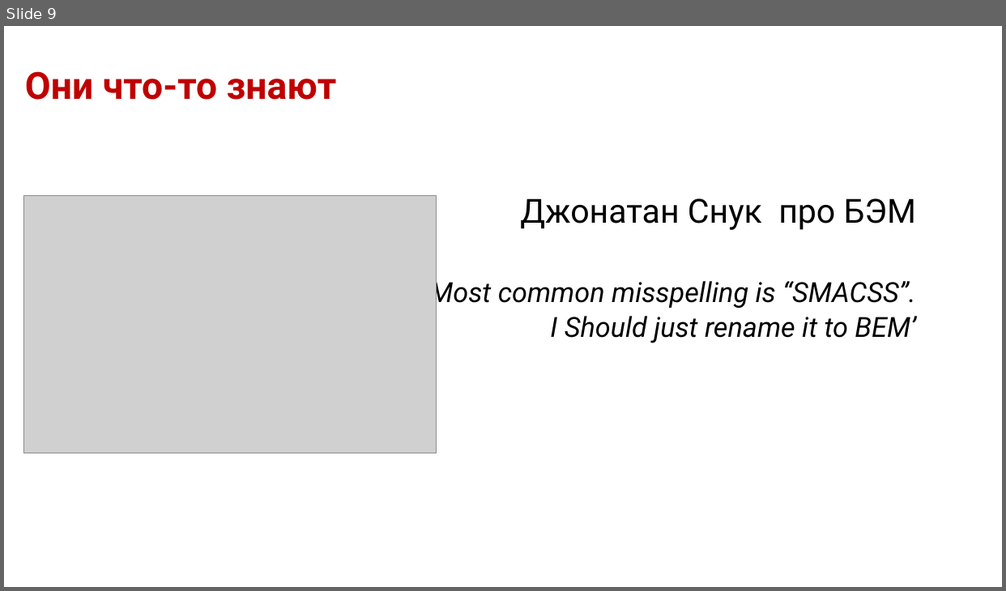
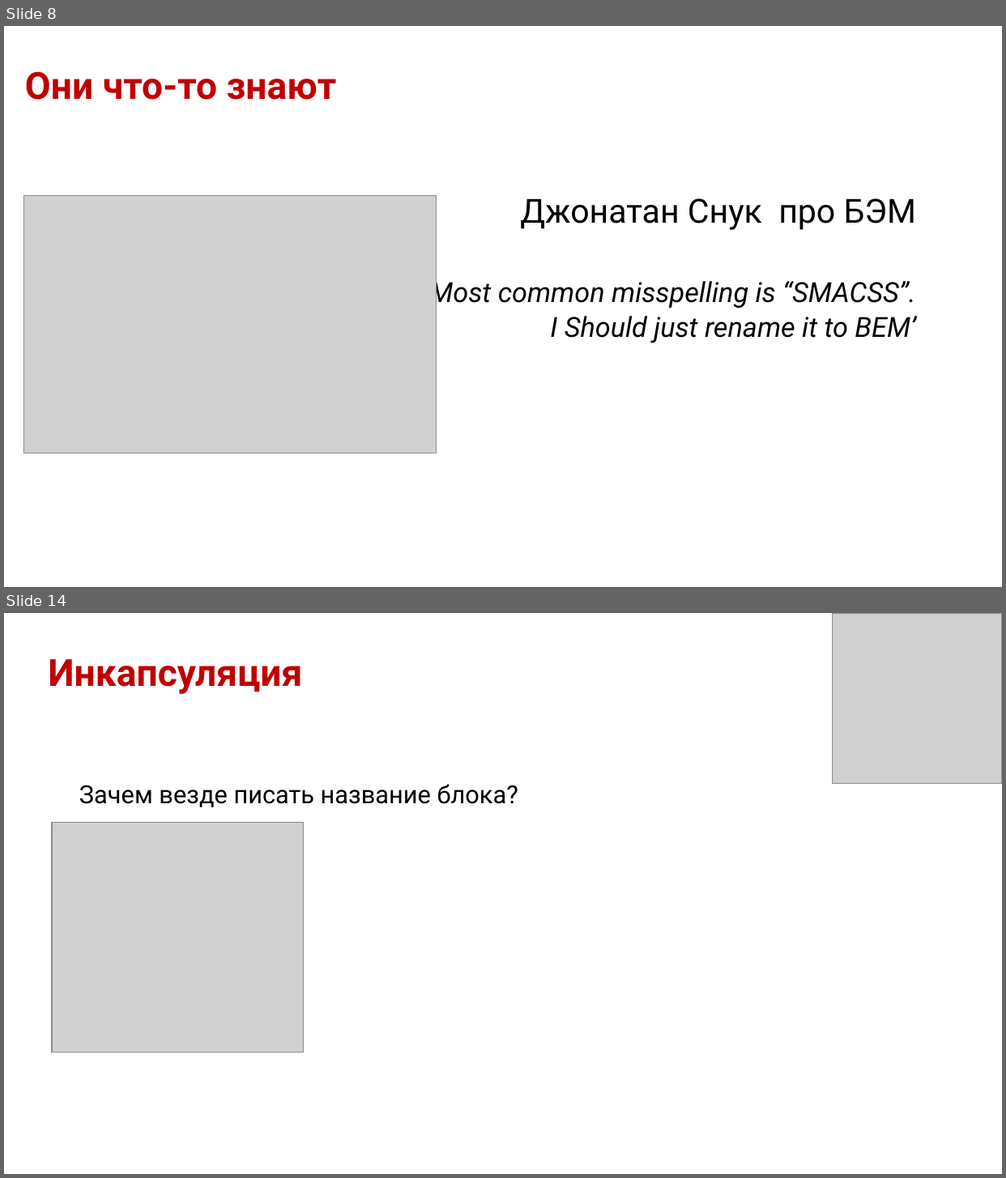
Before and after one commit to dedn/BEM, a slide deck: bem.odp. Shown one above the other, each under a label of ours: slide 9 before the commit, slides 8 and 14 after it; the slides between them are not shown. The pictures are 1006x591 and 1006x1178 pixels, drawn with LibreOffice and Linux fonts; fonts in the diff are those of the drawing; grey boxes stand for pictures; background and template pictures are left out. Boxes give left, top, right and bottom in pixels: in the first picture for what was removed or moved away, otherwise in the second. Text is boxed around its words. In the diff, an @@ line names an element or a change of style, - is before the commit and + after.

```diff
--- a/bem.odp
+++ b/bem.odp
@@ slide 14 added at box(4, 613, 1002, 1174), background #FFFFFF @@
@@ picture added at box(833, 613, 1002, 784) @@
@@ title added at box(48, 659, 302, 694), 27 pt, text #C00000, bold @@
+Инкапсуляция
@@ title added at box(79, 784, 518, 807), 18 pt, text #000000 @@
+Зачем везде писать название блока?
@@ picture added at box(52, 823, 304, 1052) @@
@@ what was slide 9 is now slide 8 @@
```
Also in this commit, not shown: 7 slides changed, 6 other slides added, 2 slides removed, 11 other files.
